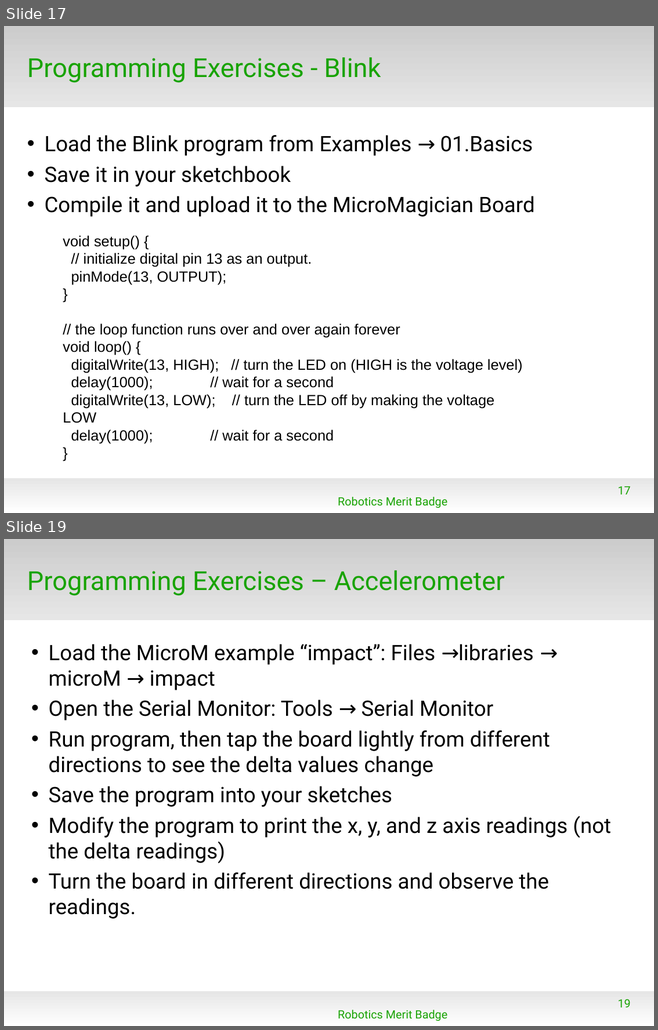
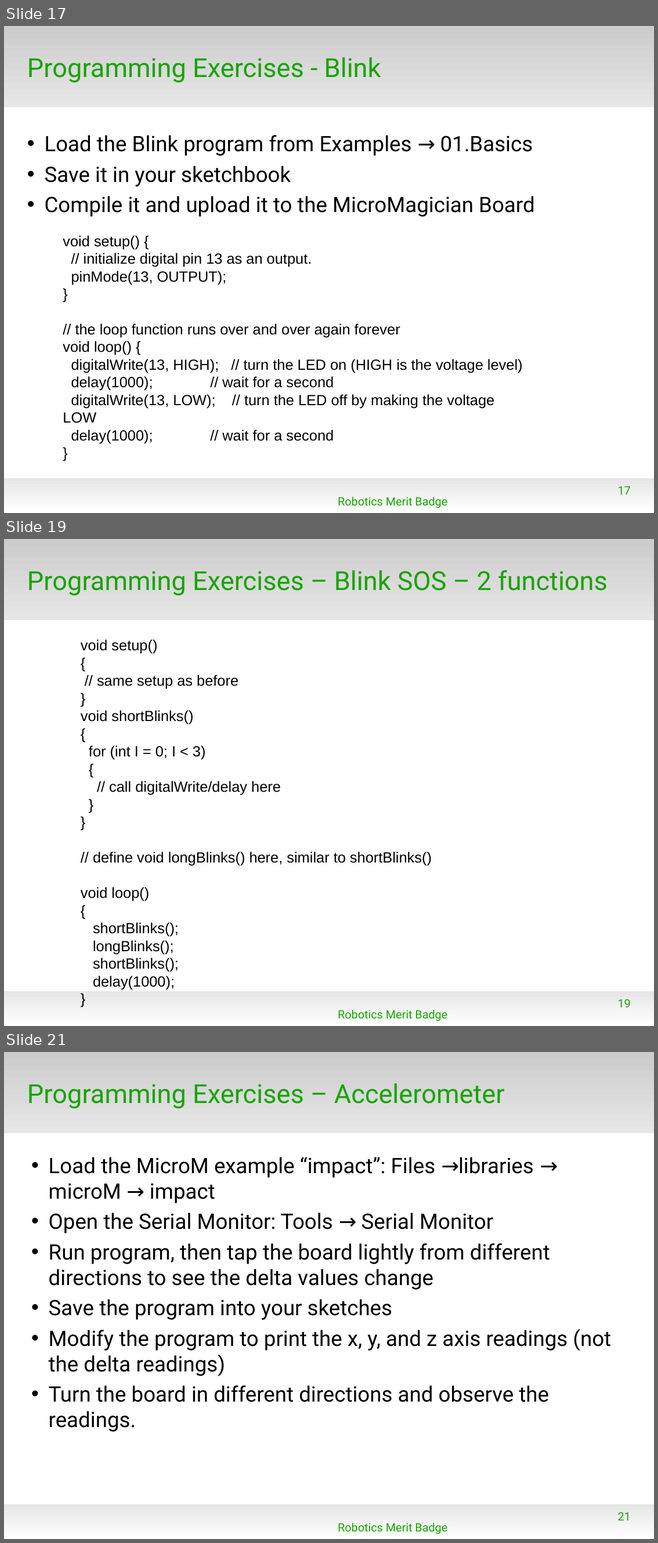
Before and after one commit to spiderman-2099/RoboticsMB, a slide deck: doc/RMB_Session1.odp. Shown one above the other, each under a label of ours: slides 17 and 19 before the commit, slides 17, 19 and 21 after it; the slides between them are not shown. The pictures are 658x1030 and 658x1543 pixels, drawn with LibreOffice and Linux fonts; fonts in the diff are those of the drawing; background and template pictures are left out. Boxes give left, top, right and bottom in pixels: in the first picture for what was removed or moved away, otherwise in the second. Text is boxed around its words. In the diff, an @@ line names an element or a change of style, - is before the commit and + after.

```diff
--- a/doc/RMB_Session1.odp
+++ b/doc/RMB_Session1.odp
@@ slide 19 added at (4, 539, 654, 1026), background #FFFFFF; not listed: 2 template elements that a slide beside it also shows @@
@@ title added at (27, 570, 607, 596), 32 pt, text #18A303 @@
+Programming Exercises – Blink SOS – 2 functions
@@ text added at (81, 639, 431, 990), 18 pt, text #000000 @@
+void setup()
+{
+// same setup as before
+}
+void shortBlinks()
+{
+for (int I = 0; I < 3)
+{
+// call digitalWrite/delay here
+}
+}
+// define void longBlinks() here, similar to shortBlinks()
+void loop()
+{
+shortBlinks();
+longBlinks();
+shortBlinks();
+delay(1000);
+}
@@ page number added at (618, 999, 630, 1008), 14 pt, text #18A303 @@
+19
@@ text added at (338, 1010, 447, 1021), 14 pt, text #18A303 @@
+Robotics Merit Badge
@@ what was slide 19 is now slide 21 @@
@@ page number at (618, 1512, 630, 1521): text changed @@
-19
+21
```
Also in this commit, not shown: 1 slide changed, 1 other slide added, 5 other files.
